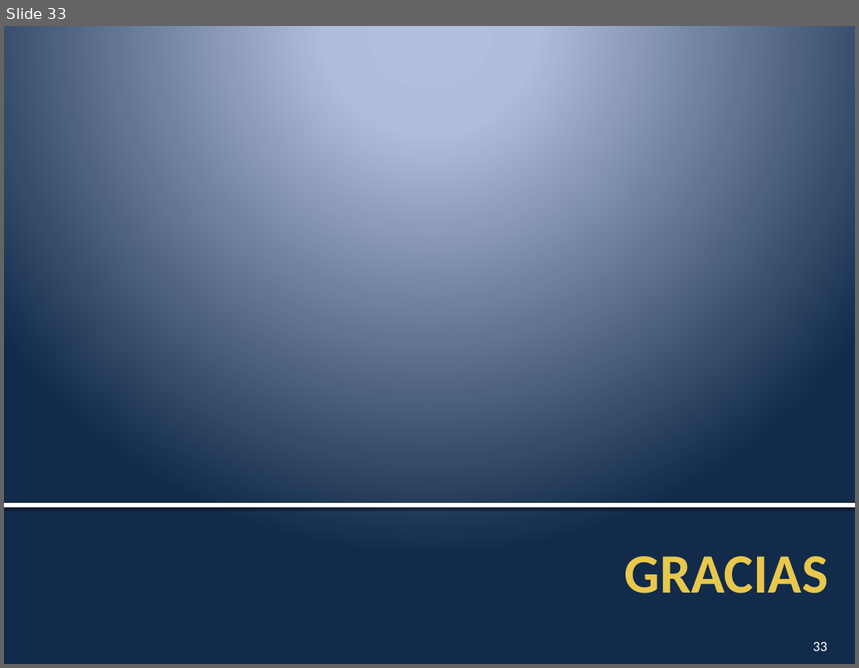
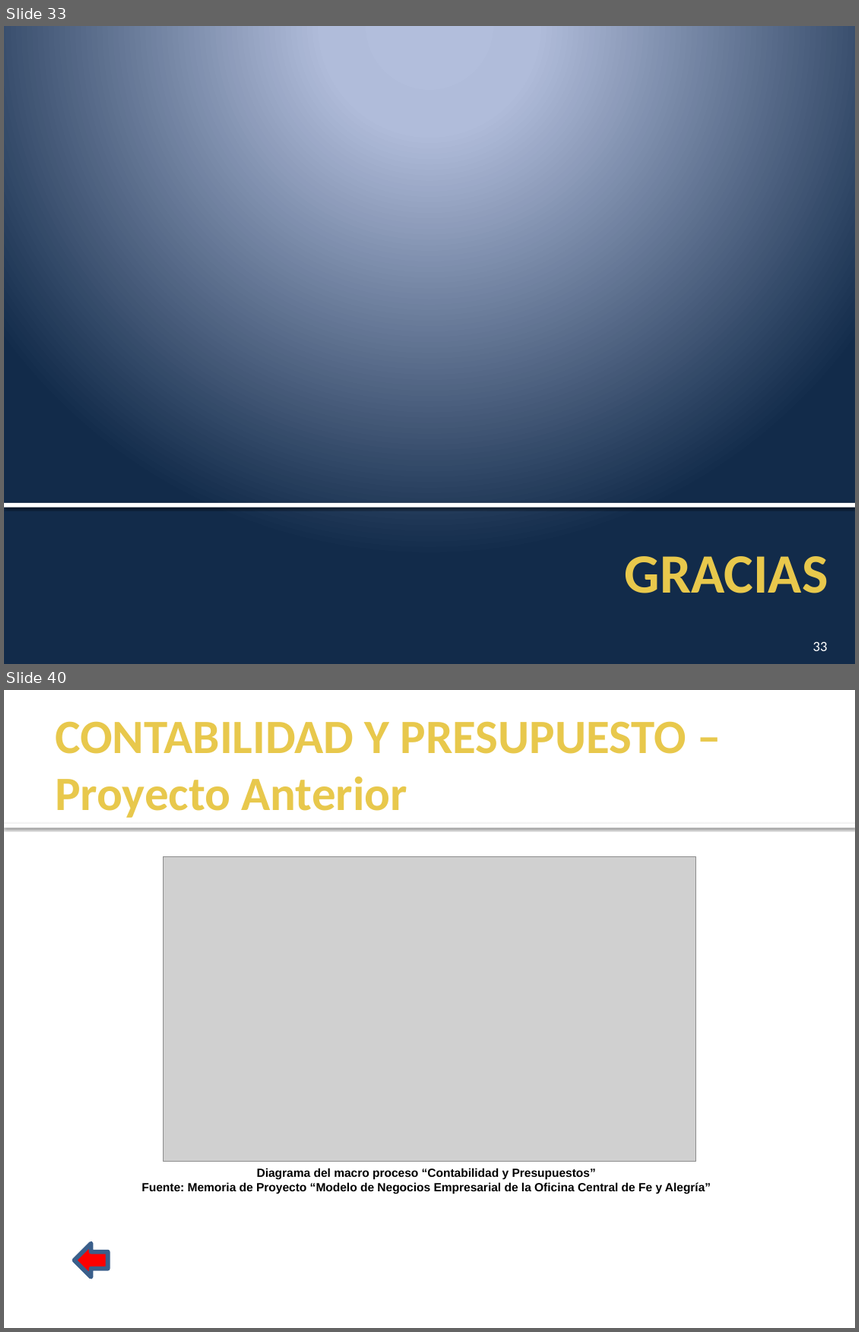
Before and after one commit to cms/proyecto-fya, a slide deck: Presentacion Final Ciclo 2011-1/Presentación Semana 17.pptx. Shown one above the other, each under a label of ours: slide 33 before the commit, slides 33 and 40 after it; the slides between them are not shown. The pictures are 859x668 and 859x1332 pixels, drawn with LibreOffice and Linux fonts; fonts in the diff are those of the drawing; grey boxes stand for pictures; background and template pictures are left out. Boxes give left, top, right and bottom in pixels: in the first picture for what was removed or moved away, otherwise in the second. Text is boxed around its words. In the diff, an @@ line names an element or a change of style, - is before the commit and + after.

```diff
--- a/Presentacion Final Ciclo 2011-1/Presentación Semana 17.pptx
+++ b/Presentacion Final Ciclo 2011-1/Presentación Semana 17.pptx
@@ slide 40 added at bbox=[4, 690, 855, 1328], background #FFFFFF @@
@@ title added at bbox=[55, 721, 686, 818], 40.5 pt, text #E8C84C, bold @@
+CONTABILIDAD Y PRESUPUESTO – Proyecto Anterior
@@ rectangle added at bbox=[4, 824, 855, 828], fill #FFFFFF @@
@@ picture added at bbox=[163, 857, 696, 1161] @@
@@ text added at bbox=[142, 1168, 711, 1194], 10 pt, text #000000, bold @@
+Diagrama del macro proceso “Contabilidad y Presupuestos”
+Fuente: Memoria de Proyecto “Modelo de Negocios Empresarial de la Oficina Central de Fe y Alegría”
@@ left arrow added at bbox=[75, 1244, 108, 1277], fill #FF0000, outline #3A5F8C 3.78 pt @@
```
Also in this commit, not shown: 3 slides changed, 8 other slides added.
